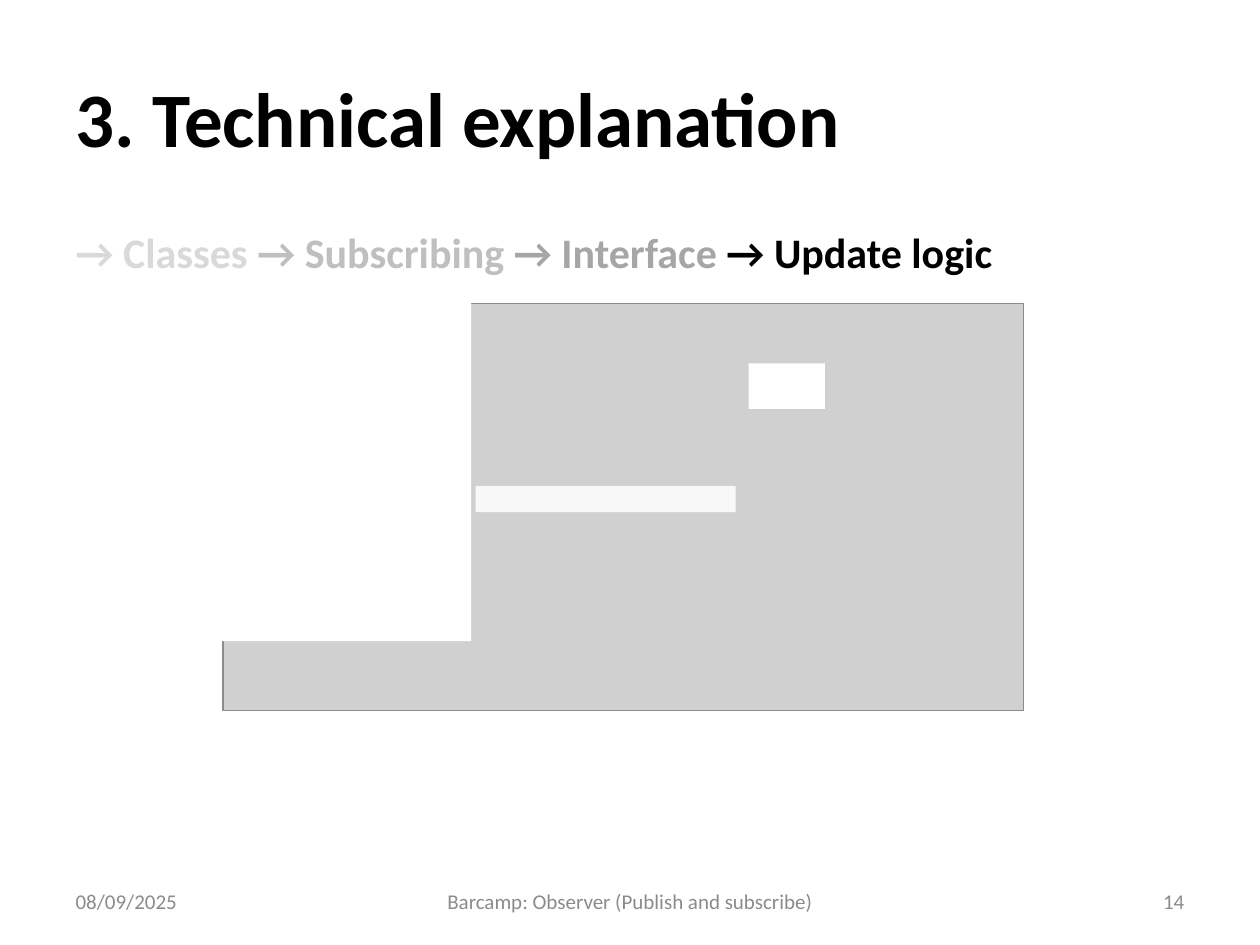
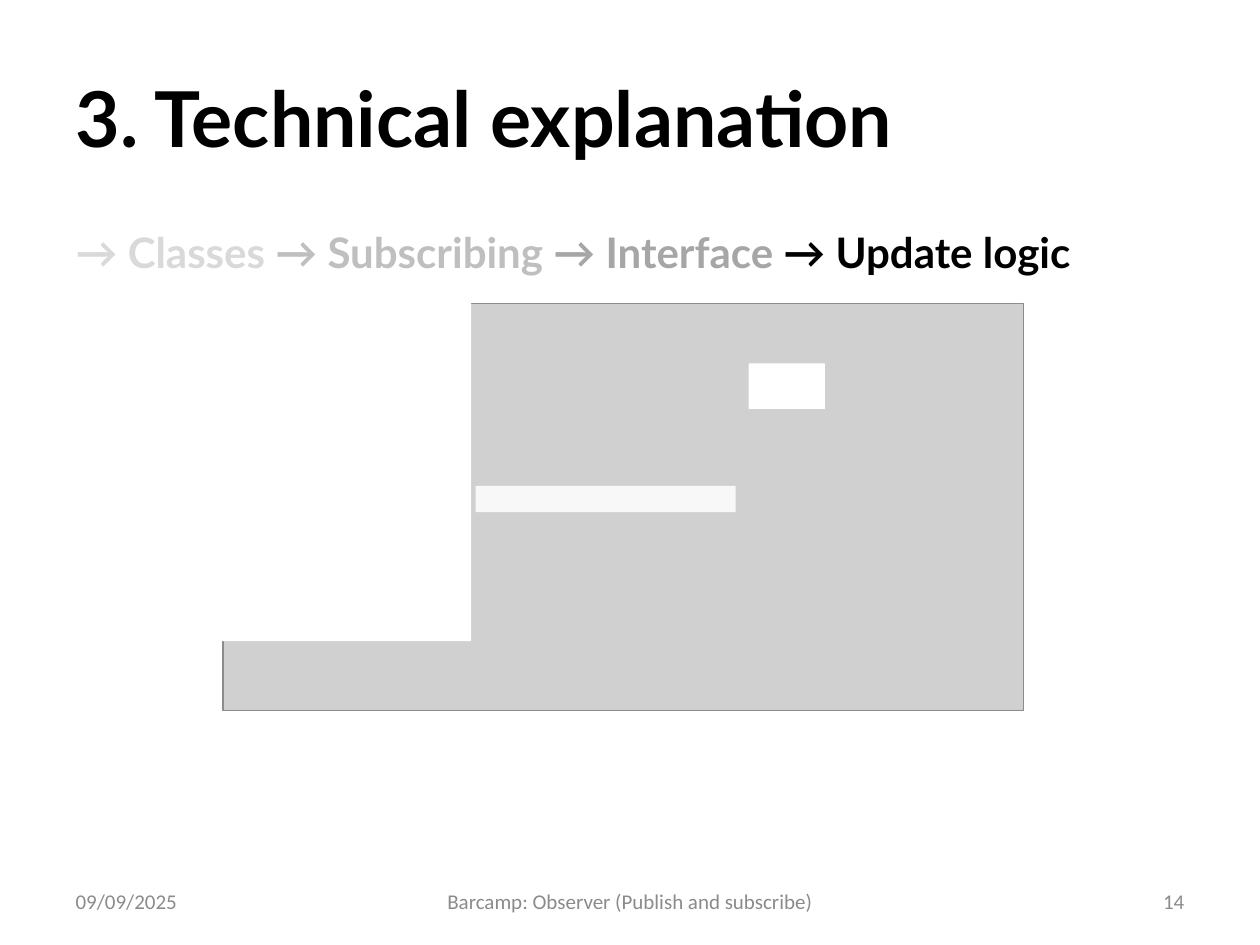
Before and after one commit to TheRealTRY1NG/Barcamp-Observer, a slide deck: slide 14 of 0-Presentation.pptx. Drawn at 1260x945 pixels with LibreOffice and Linux fonts; fonts in the diff are those of the drawing; grey boxes stand for pictures; background and template pictures are left out. Boxes give left, top, right and bottom in pixels: in the first picture for what was removed or moved away, otherwise in the second. Text is boxed around its words. In the diff, an @@ line names an element or a change of style, - is before the commit and + after.

```diff
--- a/0-Presentation.pptx
+++ b/0-Presentation.pptx
@@ title "3. Technical explanation" at (76, 89, 892, 160): font Calibri to Lato @@
@@ text "→ Classes → Subscribing → ..." at (128, 227, 1070, 277): font Calibri to Lato @@
@@ text at (76, 894, 177, 910): text changed @@
-08/09/2025
+09/09/2025
```
Also in this commit, not shown: 16 other slides changed, 4 slides added.
